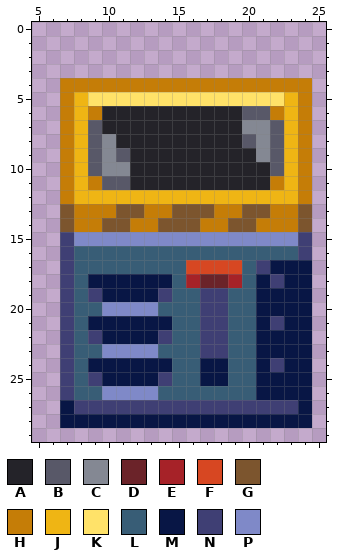
Pixel-art sprite: Resources/Textures/Structures/Piping/disposal.rsi/mailing-charging.png. The picture above is the old version.
The file is 32x32 pixels. Shown: x 5..25, y 0..29.
Palette (. is transparent): A #242329  B #585868  C #848893  D #6b2329  E #a62228  F #d74722  G #7c552e  H #c57d07  J #efb514  K #ffe269  L #385d76  M #081645  N #3f3f74  P #7f89c8
Pixels before, first column x 7:
 4 HHHHHHHHHHHHHHHHHH
 5 HJKKKKKKKKKKKKKKJH
 6 HJHAAAAAAAAAABBHJH
 7 HJBAAAAAAAAAACCBJH
 8 HJBCAAAAAAAAABCBJH
 9 HJBCBAAAAAAAAACBJH
10 HJBCCAAAAAAAAAABJH
11 HJHBBAAAAAAAAAAHJH
12 HJJJJJJJJJJJJJJJJH
13 GHHHGGHHGGGHHGGHHG
14 GHHGGHHGGGHHGGHHHG
15 NPPPPPPPPPPPPPPPPN
16 NLLLLLLLLLLLLLLLLN
17 NLLLLLLLLFFFFLNMMM
18 NLMMMMMMLEDDELMNMM
19 NLNMMMMNLLNNLLMMMM
20 NLLPPPPLLLNNLLMMMM
21 NLMMMMMMLLNNLLMNMM
22 NLNMMMMNLLNNLLMMMM
23 NLLPPPPLLLNNLLMMMM
24 NLMMMMMMLLMMLLMNMM
25 NLNMMMMNLLMMLLMMMM
26 NLLPPPPLLLLLLLMMMM
27 MNNNNNNNNNNNNNNNNM
28 MMMMMMMMMMMMMMMMMM
Now the later version:
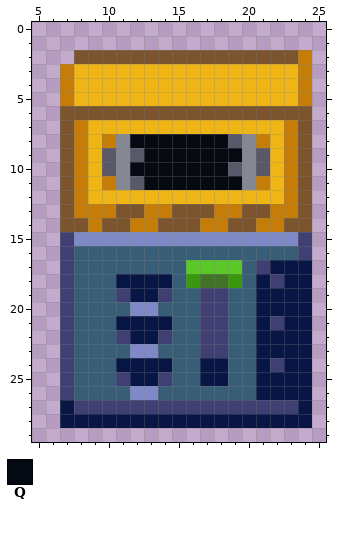
Colours new in this view: Q #050a12
Changes in this commit:
Colour D changes from #6b2329 to #417429.
Colour E changes from #a62228 to #39980d.
Colour F changes from #d74722 to #5ac927.
Colour A gives way to colour B in row 8 at x 19; in row 9 at x 12; in row 10 at x 19 and 21; in row 11 at x 12.
Colour C gives way to colour B in row 9 at x 10 and 21; in row 10 at x 10.
Colour A gives way to colour C in row 8 at x 11; in rows 9 to 11 at x 20.
Colour B gives way to colour C in row 8 at x 20; in row 9 at x 11; in row 11 at x 11.
The edit adds colour G in row 2 at x 8 to 23.
Colour A gives way to colour G in row 6 at x 10 to 19.
Colour B gives way to colour G in row 6 at x 20 to 21.
Colour H gives way to colour G in row 6 at x 7, 9, 22 and 24; in rows 7 to 12 at x 7 and 24; in row 14 at x 8 and 23.
Colour J gives way to colour G in row 6 at x 8 and 23.
The edit adds colour H in row 2 at x 24; in row 3 at x 7 and 24.
Colour A gives way to colour H in row 11 at x 21.
Colour B gives way to colour H in row 11 at x 10.
Colour C gives way to colour H in row 8 at x 10 and 21.
Colour J gives way to colour H in rows 7 to 12 at x 8 and 23.
The edit adds colour J in row 3 at x 8 to 23.
Colour A gives way to colour J in row 7 at x 10 to 19.
Colour B gives way to colour J in rows 7 to 10 at x 9 and 22.
Colour C gives way to colour J in row 7 at x 20 to 21.
Colour H gives way to colour J in row 4 at x 8 to 23; in row 11 at x 9 and 22.
Colour K gives way to colour J in row 5 at x 9 to 22.
Colour M gives way to colour L in row 18 at x 9 to 10; in row 19 at x 10; in row 21 at x 9 to 10; in row 22 at x 10; in row 24 at x 9 to 10; in row 25 at x 10.
Colour N gives way to colour L in row 19 at x 9; in row 22 at x 9; in row 25 at x 9.
Colour P gives way to colour L in row 20 at x 10 to 11; in row 23 at x 10 to 11; in row 26 at x 10 to 11.
Colour M gives way to colour N in row 19 at x 11; in row 22 at x 11; in row 25 at x 11.
Colour A gives way to colour Q in row 8 at x 12 to 18; in row 9 at x 13 to 19; in row 10 at x 12 to 18; in row 11 at x 13 to 19.
Pixel boxes of the changes (left, top, right, bottom) in both pictures:
changed: (60, 50, 312, 232)
changed: (88, 260, 242, 400)
